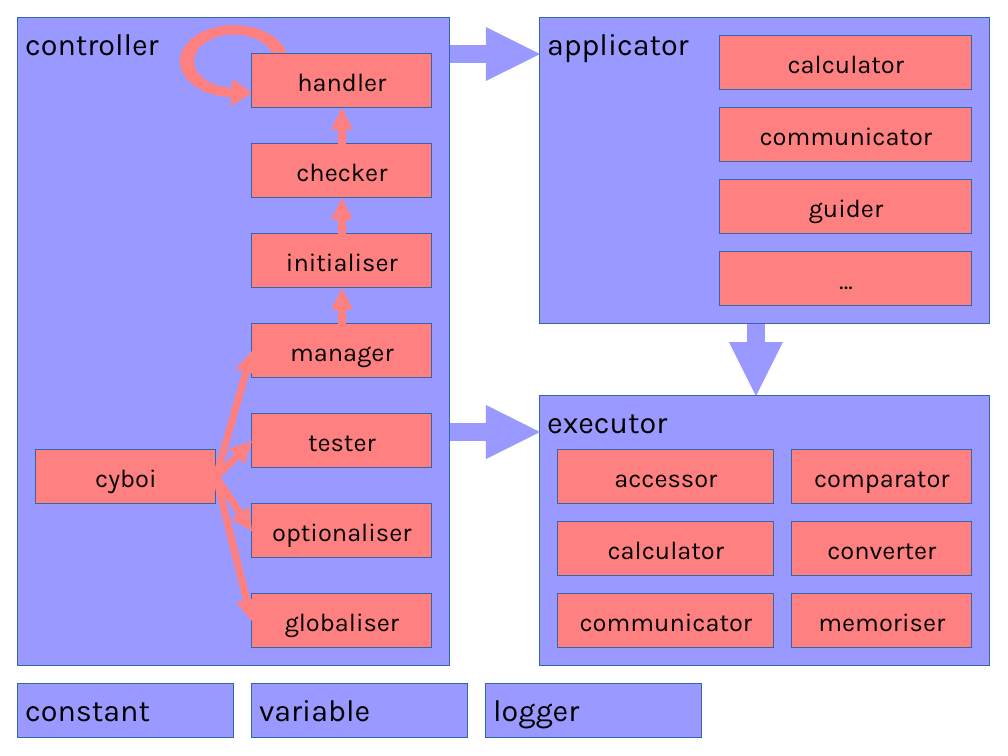
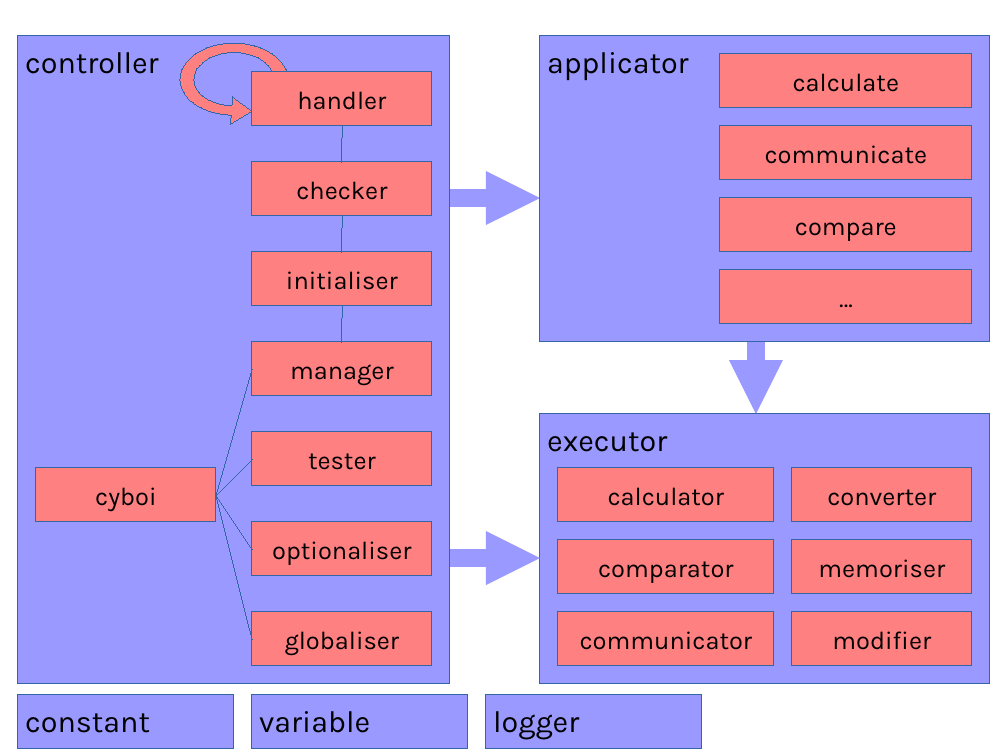
Before and after one commit to GitMirroring/cybop, a slide deck: slide 2 of src/architecture.odp. Drawn at 1008x756 pixels with LibreOffice and Linux fonts; fonts in the diff are those of the drawing. Boxes give left, top, right and bottom in pixels: in the first picture for what was removed or moved away, otherwise in the second. Text is boxed around its words. In the diff, an @@ line names an element or a change of style, - is before the commit and + after.

```diff
--- a/src/architecture.odp
+++ b/src/architecture.odp
@@ 2 rectangles, 1 freeform shape moved together from (x1=180, y1=26, x2=774, y2=649) to (x1=180, y1=43, x2=774, y2=666) @@
@@ freeform shape at (x1=180, y1=43, x2=288, y2=115): outline none to #3465A4 0 pt @@
@@ rectangle removed at (x1=720, y1=36, x2=972, y2=90) @@
-calculator
@@ rectangle added at (x1=720, y1=54, x2=972, y2=108), fill #FF8080, outline #3465A4 0 pt, 20 pt, text #000000 @@
+calculate
@@ rectangle removed at (x1=720, y1=108, x2=972, y2=162) @@
-communicator
@@ 11 rectangles, 7 lines, 1 arrow moved together from (x1=18, y1=18, x2=991, y2=667) to (x1=18, y1=36, x2=991, y2=684) @@
@@ arrow (342, 162) - (342, 126): arrow to line; stroke #FF8080 5.67 pt to #3465A4 0 pt @@
@@ rectangle added at (x1=720, y1=126, x2=972, y2=180), fill #FF8080, outline #3465A4 0 pt, 20 pt, text #000000 @@
+communicate
@@ arrow moved from (450, 54) - (541, 54) to (450, 198) - (541, 198) @@
@@ rectangle removed at (x1=720, y1=180, x2=972, y2=234) @@
-guider
@@ rectangle added at (x1=720, y1=198, x2=972, y2=252), fill #FF8080, outline #3465A4 0 pt, 20 pt, text #000000 @@
+compare
@@ arrow (342, 252) - (342, 216): arrow to line; stroke #FF8080 5.67 pt to #3465A4 0 pt @@
@@ arrow (342, 342) - (342, 306): arrow to line; stroke #FF8080 5.67 pt to #3465A4 0 pt @@
@@ arrow (216, 495) - (252, 370): arrow to line; stroke #FF8080 5.67 pt to #3465A4 0 pt @@
@@ arrow (216, 495) - (252, 459): arrow to line; stroke #FF8080 5.67 pt to #3465A4 0 pt @@
@@ rectangle removed at (x1=558, y1=450, x2=774, y2=504) @@
-accessor
@@ 3 rectangles moved together from (x1=558, y1=522, x2=972, y2=649) to (x1=558, y1=468, x2=972, y2=595) @@
@@ arrow (216, 495) - (252, 549): arrow to line; stroke #FF8080 5.67 pt to #3465A4 0 pt @@
@@ arrow (216, 495) - (252, 639): arrow to line; stroke #FF8080 5.67 pt to #3465A4 0 pt @@
@@ arrow moved from (450, 432) - (541, 432) to (450, 558) - (541, 558) @@
@@ rectangle "comparator" resized from (x1=792, y1=450, x2=972, y2=504) to (x1=558, y1=541, x2=774, y2=595) @@
@@ rectangle added at (x1=792, y1=612, x2=972, y2=666), fill #FF8080, outline #3465A4 0 pt, 20 pt, text #000000 @@
+modifier
@@ 3 rectangles moved together from (x1=18, y1=684, x2=702, y2=738) to (x1=18, y1=695, x2=702, y2=749) @@
```
Also in this commit, not shown: 1 slide added, 1 slide removed, 4 other files.
